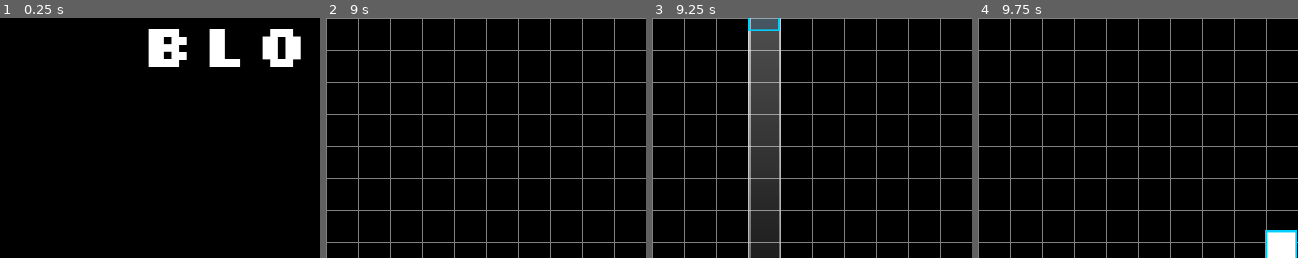
Above: before the commit, frames 1-4 (left to right).
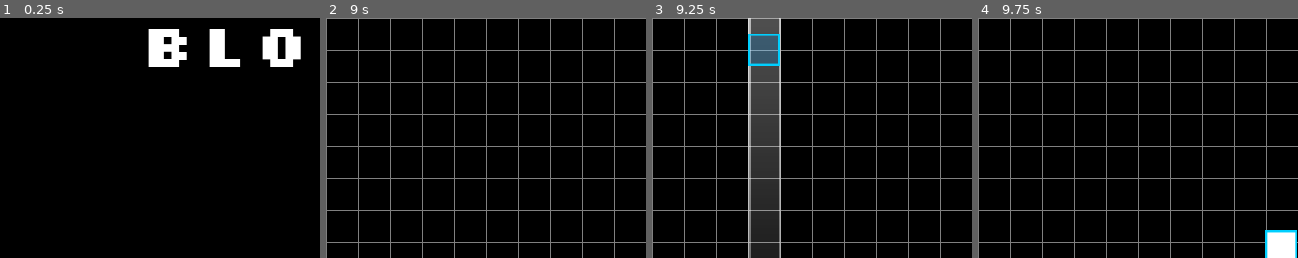
Above: after the commit, the same moments.

Repository: boscutti939/Blocks
Game: Godot game, scene res://Scenes/Menu.tscn
Two runs of this game, one before a commit and one after it. Both use one fixed random seed, a clock stepped at 60 frames per second and the inputs below.
Inputs:
- Up to frame 1 (0.25 s): no input
- Up to frame 2 (9 s): click "Play" at 0.5 s; click "Play" at 1.25 s; click "Options" at 2 s; tap Enter at 2.75, 6.6, 7.55, 8, 8.1 s; hold D 2.78-3.5 s; hold Enter 2.78-3.5 s; tap Space at 3.02, 6.5, 6.77, 8.27 s; click "Classic" at 3.5 s; click "Classic" at 4.25 s; click "Survival" at 5 s; click "Extreme" at 5.75 s; hold D 6.53-7.28 s; hold A 7.28-8.03 s; hold R 7.28-8.03 s; hold D from 8.03 s (still down); hold Enter from 8.78 s (still down)
- Up to frame 3 (9.25 s): keep holding D; keep holding Enter; tap Space at 9.02 s
- Up to frame 4 (9.75 s): release D at 9.53 s; release Enter at 9.53 s; hold A from 9.53 s (still down); tap R at 9.6 s
The pictures show only the part of the screen within x 0-50%, y 0-50%; the shares and areas given below are measured in that part.

Frames 1-2 are identical in both runs. In frame 3, 1.5% of the frame differs, in the area x 30-40%, y 0-20%; in frame 4, nothing differs.

Commit message:
Another attempt at fixing
failed again, will keep trying

Diff:
--- a/Scenes/Blocks/exploding_block.tscn
+++ b/Scenes/Blocks/exploding_block.tscn
@@ -70,10 +70,6 @@
 scale = Vector2( 1.2, 1.2 )
 shape = SubResource( 3 )
 
-[node name="rayUp" type="RayCast2D" parent="."]
-enabled = true
-cast_to = Vector2( 0, -32 )
-
 [node name="down" type="RayCast2D" parent="."]
 enabled = true
 cast_to = Vector2( 0, 32 )
@@ -93,6 +89,10 @@
 enabled = true
 cast_to = Vector2( 32, 0 )
 collision_mask = 16
+
+[node name="rayUp" type="RayCast2D" parent="."]
+enabled = true
+cast_to = Vector2( 0, -32 )
 
 [node name="rayUpRight" type="RayCast2D" parent="."]
 position = Vector2( 32, -32 )
--- a/Scenes/Blocks/grey_block.tscn
+++ b/Scenes/Blocks/grey_block.tscn
@@ -39,7 +39,6 @@
 shape = SubResource( 3 )
 
 [node name="blockunder" type="RayCast2D" parent="."]
-pause_mode = 2
 visible = false
 enabled = true
 cast_to = Vector2( 0, 16 )
@@ -52,31 +51,26 @@
 script = ExtResource( 5 )
 
 [node name="outline" type="Sprite" parent="."]
-pause_mode = 2
 texture = ExtResource( 6 )
 hframes = 15
 script = ExtResource( 7 )
 
 [node name="down" type="RayCast2D" parent="."]
-pause_mode = 2
 enabled = true
 cast_to = Vector2( 0, 32 )
 collision_mask = 16
 
 [node name="up" type="RayCast2D" parent="."]
-pause_mode = 2
 enabled = true
 cast_to = Vector2( 0, -32 )
 collision_mask = 16
 
 [node name="left" type="RayCast2D" parent="."]
-pause_mode = 2
 enabled = true
 cast_to = Vector2( -32, 0 )
 collision_mask = 16
 
 [node name="right" type="RayCast2D" parent="."]
-pause_mode = 2
 enabled = true
 cast_to = Vector2( 32, 0 )
 collision_mask = 16
--- a/Scenes/field.tscn
+++ b/Scenes/field.tscn
@@ -23,24 +23,24 @@
 extents = Vector2( 32, 32 )
 
 [sub_resource type="RectangleShape2D" id=2]
-extents = Vector2( 320, 256 )
+extents = Vector2( 320, 240 )
 
-[sub_resource type="RectangleShape2D" id=7]
-extents = Vector2( 320, 352 )
+[sub_resource type="RectangleShape2D" id=3]
+extents = Vector2( 320, 384 )
 
-[sub_resource type="ShaderMaterial" id=3]
+[sub_resource type="ShaderMaterial" id=4]
 shader = ExtResource( 16 )
 shader_param/tiled_factor = Vector2( 5, 5 )
 shader_param/aspect_ratio = 0.5
 
-[sub_resource type="Gradient" id=4]
+[sub_resource type="Gradient" id=5]
 colors = PoolColorArray( 1, 0.305882, 0, 1, 1, 0.305882, 0, 1 )
 
-[sub_resource type="GradientTexture" id=5]
-gradient = SubResource( 4 )
+[sub_resource type="GradientTexture" id=6]
+gradient = SubResource( 5 )
 width = 720
 
-[sub_resource type="RectangleShape2D" id=6]
+[sub_resource type="RectangleShape2D" id=7]
 extents = Vector2( 320, 240 )
 
 [node name="field" type="Node2D"]
@@ -111,6 +111,7 @@
 [node name="smoothTween" type="Tween" parent="sceneCamera"]
 
 [node name="blockCheckArea" type="Area2D" parent="sceneCamera"]
+pause_mode = 2
 gravity_vec = Vector2( 0, 0 )
 gravity = 0.0
 linear_damp = 0.0
@@ -119,24 +120,21 @@
 collision_mask = 16
 
 [node name="collisionShape" type="CollisionShape2D" parent="sceneCamera/blockCheckArea"]
-position = Vector2( 320, 224 )
+position = Vector2( 320, 240 )
 shape = SubResource( 2 )
 
 [node name="blockDestroyArea" type="Area2D" parent="sceneCamera"]
+pause_mode = 2
 gravity_vec = Vector2( 0, 0 )
 gravity = 0.0
 linear_damp = 0.0
 monitorable = false
 collision_layer = 0
 collision_mask = 16
-__meta__ = {
-"_edit_group_": true,
-"_edit_lock_": true
-}
 
 [node name="collisionShape" type="CollisionShape2D" parent="sceneCamera/blockDestroyArea"]
-position = Vector2( 320, 352 )
-shape = SubResource( 7 )
+position = Vector2( 320, 384 )
+shape = SubResource( 3 )
 
 [node name="music" type="AudioStreamPlayer" parent="."]
 pause_mode = 2
@@ -180,7 +178,7 @@
 
 [node name="CollisionShape2D" type="CollisionShape2D" parent="lava/Area2D"]
 position = Vector2( 0, 272 )
-shape = SubResource( 6 )
+shape = SubResource( 7 )
 
 [node name="pausemanager" type="Node2D" parent="."]
 pause_mode = 2
--- a/Scenes/player.tscn
+++ b/Scenes/player.tscn
@@ -47,6 +47,7 @@
 [node name="KinematicBody2D" type="KinematicBody2D"]
 z_index = 2
 collision_layer = 5
+collision_mask = 17
 script = ExtResource( 1 )
 
 [node name="Sprite" type="Sprite" parent="."]
--- a/Scripts/block_spawner/block_spawner.gd
+++ b/Scripts/block_spawner/block_spawner.gd
@@ -47,7 +47,7 @@
 			emptyLocations += BLOCK_LOCATIONS;
 		var spawnLocation = emptyLocations[randi() % emptyLocations.size()];
 		emptyLocations.erase(spawnLocation);
-		var blockpos = Vector2(spawnLocation*32 - 16, get_parent().get_node("sceneCamera").position.y - 16);
+		var blockpos = Vector2(spawnLocation*32 - 16, get_parent().get_node("sceneCamera").position.y + 16);
 
 		block.position = blockpos
 		blockappear.position = blockpos
--- a/Scripts/exploding_block/RayCast2D.gd
+++ b/Scripts/exploding_block/RayCast2D.gd
@@ -10,4 +10,5 @@
 
 # Called every frame. 'delta' is the elapsed time since the previous frame.
 func _physics_process(delta):
-	cast_to = Vector2(0, get_parent().velocity.y * delta + 16);
+	if enabled:
+		cast_to = Vector2(0, (get_parent().velocity.y * delta) + 16);
--- a/Scripts/exploding_block/exploding_block.gd
+++ b/Scripts/exploding_block/exploding_block.gd
@@ -40,8 +40,8 @@
 			col = true;
 		if col == false:
 			velocity.y += global.blockGravity * delta;
-		velocity.y = clamp(velocity.y, 0.0, global.maxBlockFallSpeed);
-		position.y += velocity.y * delta;
+			velocity.y = clamp(velocity.y, 0.0, global.maxBlockFallSpeed);
+			position.y += velocity.y * delta;
 	col = false;
 
 
@@ -82,26 +82,3 @@
 		$rayDownRight.get_collider().explode();
 	get_node("/root/field/explosion_manager").explode(position);
 	queue_free();
-
-
-func _on_cameraVisible_area_entered(area):
-	$RayCast2D.enabled = true;
-	$rayDown.enabled = true;
-	$rayDownLeft.enabled = true;
-	$rayDownRight.enabled = true;
-	$rayLeft.enabled = true;
-	$rayRight.enabled = true;
-	$rayUp.enabled = true;
-	$rayUpLeft.enabled = true;
-	$rayUpRight.enabled = true;
-
-func _on_cameraVisible_area_exited(area):
-	$RayCast2D.enabled = false;
-	$rayDown.enabled = false;
-	$rayDownLeft.enabled = false;
-	$rayDownRight.enabled = false;
-	$rayLeft.enabled = false;
-	$rayRight.enabled = false;
-	$rayUp.enabled = false;
-	$rayUpLeft.enabled = false;
-	$rayUpRight.enabled = false;
--- a/Scripts/grey_block/blockcolor.gd
+++ b/Scripts/grey_block/blockcolor.gd
@@ -15,4 +15,4 @@
 	var opacityx = (global.blockOpacityRange - global_position.distance_to(get_node("/root/field/player").global_position) + 32) / global.blockOpacityRange;
 	opacityx = clamp(opacityx, 0.0, 1.0)
 	var opacityy = opacityx * opacityx;
-	modulate.a = clamp(opacityy, 0.1, 1.0)
+	modulate.a = clamp(opacityy, 0.2, 1.0)
--- a/Scripts/grey_block/grey_block.gd
+++ b/Scripts/grey_block/grey_block.gd
@@ -10,13 +10,10 @@
 func enteredScene():
 	for i in ["down", "up", "left", "right", "blockunder"]:
 		get_node(i).enabled = true;
-		$collision_shape.disabled = false;
-		velocity.y = 0;
 
 func leftScene():
 	for i in ["down", "up", "left", "right", "blockunder"]:
 		get_node(i).enabled = false;
-		$collision_shape.disabled = true;
 
 
 # Called when the node enters the scene tree for the first time.
Not shown: 1 places in Scenes/Blocks/exploding_block.tscn that only renumber resources
Not shown: 1 places in Scenes/field.tscn that only renumber resources
Not shown: 1 places in Scenes/player.tscn that only renumber resources
